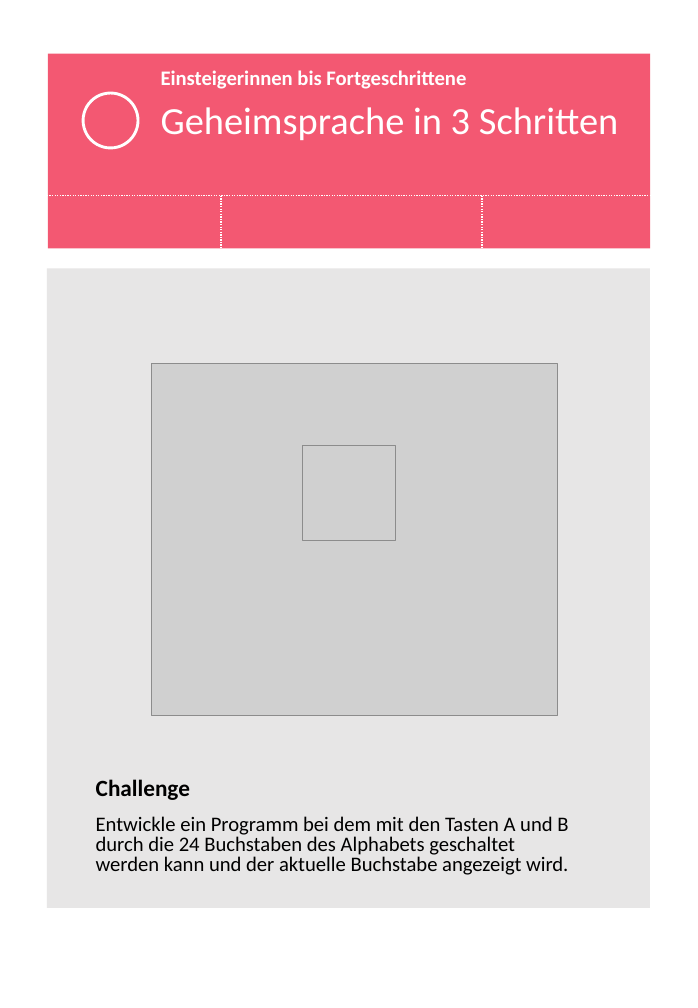
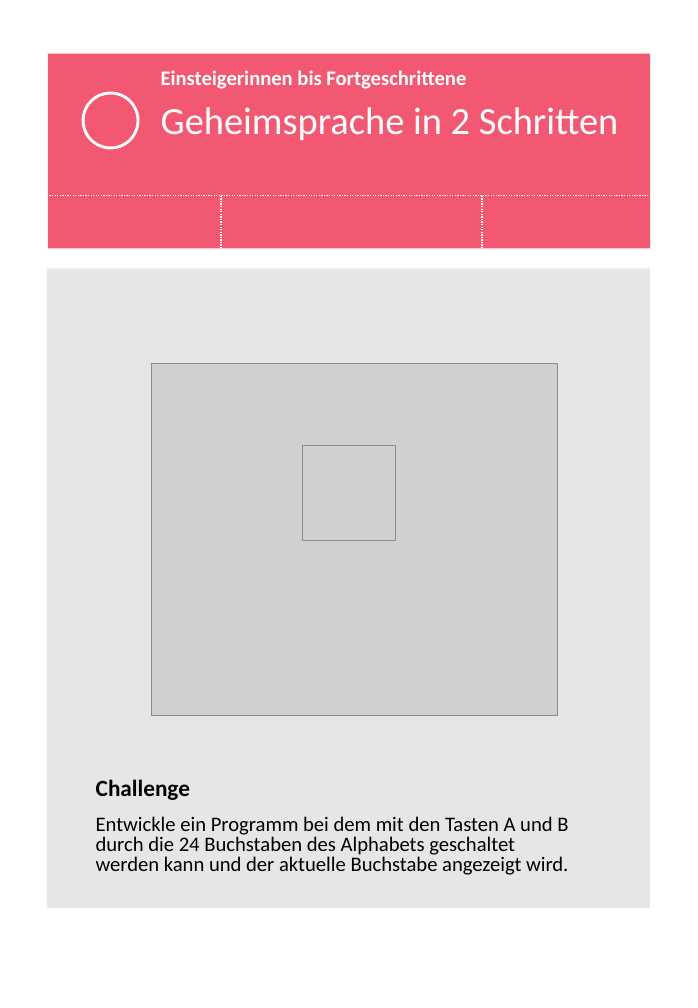
Before and after one commit to macim0/KISS_MINT, a slide deck: slide 1 of Geheimsprache in 2 Schritten/Geheimsprache in 2 Schritten.pptx. Drawn at 698x1008 pixels with LibreOffice and Linux fonts; fonts in the diff are those of the drawing; grey boxes stand for pictures; background and template pictures are left out. Boxes give left, top, right and bottom in pixels: in the first picture for what was removed or moved away, otherwise in the second. Text is boxed around its words. In the diff, an @@ line names an element or a change of style, - is before the commit and + after.

```diff
--- a/Geheimsprache in 2 Schritten/Geheimsprache in 2 Schritten.pptx
+++ b/Geheimsprache in 2 Schritten/Geheimsprache in 2 Schritten.pptx
@@ title at bbox=[161, 107, 618, 140]: text changed @@
-Geheimsprache in 3 Schritten
+Geheimsprache in 2 Schritten
```
Also in this commit, not shown: 18 other files.
